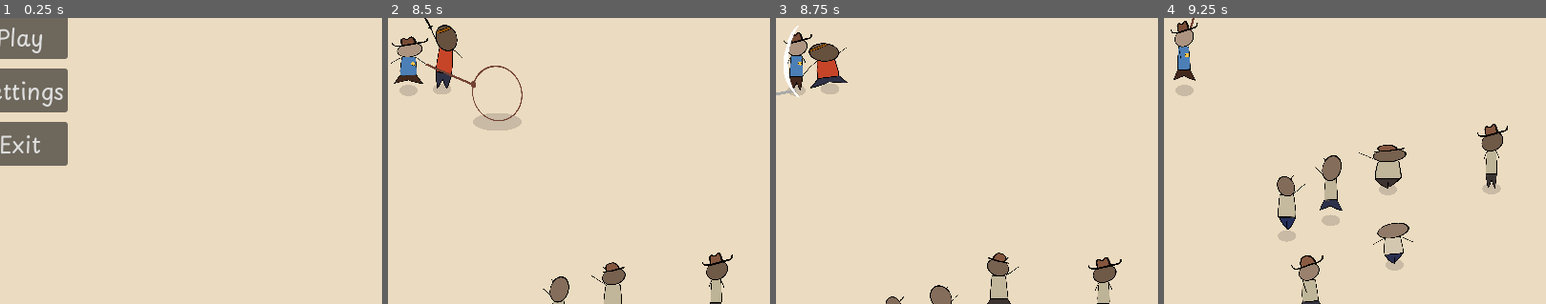
Above: before the commit, frames 1-4 (left to right).
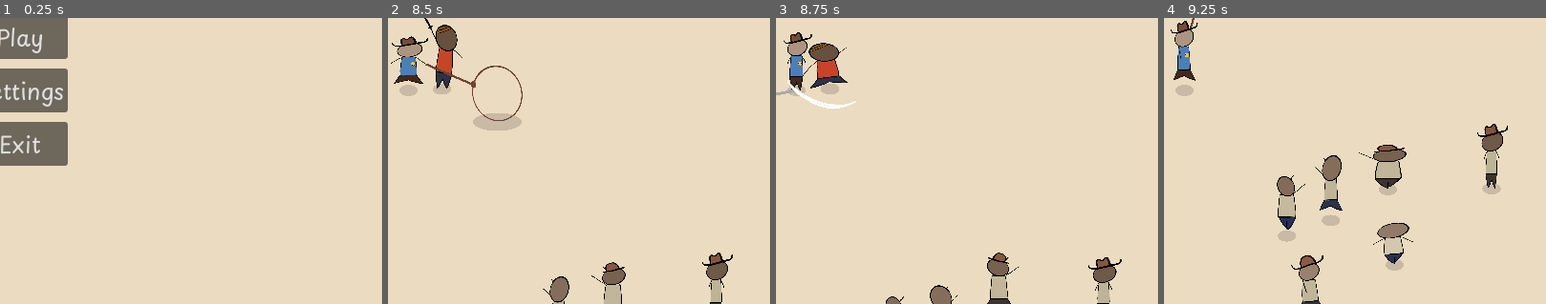
Above: after the commit, the same moments.

Repository: martindzejky/gmtk2025
Game: Godot game, scene res://main_menu.tscn
The game is run twice, just before and just after one commit, with the same random seed, the same clock (stepped at 60 frames per second) and the same inputs. This scene is started directly instead of the project's main scene.
Inputs (mouse positions are % of the whole screen's width and height, from its top left):
- Up to frame 1 (0.25 s): no input
- Up to frame 2 (8.5 s): click "Play" at 0.5 s; move the mouse to (72, 45) at 1.27 s; hold D (move_right) 1.28-2.03 s; tap Shift (dash) at 1.35, 2.3, 2.85, 3.8, 4.35, 5.3, 5.85, 6.8, 7.35, 8.3 s; click (72, 45) at 1.55 s; move the mouse to (30, 55) at 2.02 s; hold S (move_down) 2.03-2.78 s; click (30, 55) at 2.1 s; move the mouse to (60, 28) at 2.77 s; hold D (move_right) 2.78-3.53 s; click (60, 28) at 3.05 s; move the mouse to (45, 70) at 3.52 s; hold W (move_up) 3.53-4.28 s; click (45, 70) at 3.6 s; move the mouse to (80, 65) at 4.27 s; hold A (move_left) 4.28-5.78 s; click (80, 65) at 4.55 s; move the mouse to (20, 35) at 5.02 s; click (20, 35) at 5.1 s; move the mouse to (55, 50) at 5.77 s; hold S (move_down) 5.78-6.53 s; click (55, 50) at 6.05 s; move the mouse to (35, 25) at 6.52 s; hold D (move_right) 6.53-7.28 s; click (35, 25) at 6.6 s; move the mouse to (72, 45) at 7.27 s; hold W (move_up) 7.28-8.03 s; click (72, 45) at 7.55 s; move the mouse to (30, 55) at 8.02 s; hold D (move_right) from 8.03 s (still down); click (30, 55) at 8.1 s
- Up to frame 3 (8.75 s): keep holding D (move_right)
- Up to frame 4 (9.25 s): move the mouse to (60, 28) at 8.77 s; release D (move_right) at 8.78 s; hold S (move_down) from 8.78 s (still down); tap Shift (dash) at 8.85 s; click (60, 28) at 9.05 s
The pictures show only the part of the screen within x 47-97%, y 37-87%; the shares and areas given below are measured in that part.

Frames 1-2 are identical in both runs. In frame 3, 0.5% of the frame differs, in the area x 2-21%, y 2-32%; in frame 4, nothing differs.

Commit message:
player can die now!

Diff:
--- a/objects/melee_strike.tscn
+++ b/objects/melee_strike.tscn
@@ -6,10 +6,12 @@
 [sub_resource type="RectangleShape2D" id="RectangleShape2D_iumy6"]
 size = Vector2(12, 30)
 
-[node name="melee_strike" type="Node2D" node_paths=PackedStringArray("sprite_rotation_node", "collider_rotation_node")]
+[node name="melee_strike" type="Node2D" node_paths=PackedStringArray("sprite_rotation_node", "collider_rotation_node", "sprite", "hitbox_shape")]
 script = ExtResource("1_iumy6")
 sprite_rotation_node = NodePath("sprite_rotation")
 collider_rotation_node = NodePath("collider_rotation")
+sprite = NodePath("sprite_rotation/sprite")
+hitbox_shape = NodePath("collider_rotation/hitbox/shape")
 
 [node name="delete_timer" type="Timer" parent="."]
 wait_time = 0.1
@@ -20,6 +22,7 @@
 position = Vector2(0, -20)
 
 [node name="sprite" type="Sprite2D" parent="sprite_rotation"]
+visible = false
 z_index = 1
 position = Vector2(27, 0)
 scale = Vector2(0.056, 0.056)
@@ -33,6 +36,7 @@
 
 [node name="shape" type="CollisionShape2D" parent="collider_rotation/hitbox"]
 shape = SubResource("RectangleShape2D_iumy6")
+disabled = true
 
 [connection signal="timeout" from="delete_timer" to="." method="queue_free"]
 [connection signal="body_entered" from="collider_rotation/hitbox" to="." method="_on_hitbox_body_entered"]
--- a/objects/player.tscn
+++ b/objects/player.tscn
@@ -81,3 +81,5 @@
 grow_vertical = 0
 max_value = 1.0
 show_percentage = false
+
+[connection signal="die_end" from="dude" to="." method="_on_dude_die_end"]
--- a/scripts/enemy.gd
+++ b/scripts/enemy.gd
@@ -56,6 +56,7 @@
 var attack_folks_target: Folk
 var attack_target: Node2D
 var performing_attack: String
+var melee_attack_direction: Vector2
 
 func _ready():
   if can_attack_melee and melee_weapons.size() > 0:
@@ -94,6 +95,10 @@
     move_and_slide()
 
 func go_attack_player():
+  if Game.player.dying or Game.player.dead:
+    # TODO: maybe switch to attacking folks? or maybe not necessary
+    return
+
   var distance_to_player := global_position.distance_to(Game.player.global_position)
 
   if melee_cooldown_timer.time_left <= 0 and shoot_cooldown_timer.time_left <= 0:
@@ -259,6 +264,7 @@
 
 func attack_melee(target):
   attack_target = target
+  melee_attack_direction = global_position.direction_to(target.global_position) # need to lock this at the time the melee attack is initiated
   performing_attack = 'melee'
   melee_cooldown_timer.start()
   dude_melee_animation(target)
@@ -402,7 +408,7 @@
 
   var melee_strike = melee_strike_object.instantiate()
   melee_strike.global_position = global_position
-  melee_strike.target_rotation = global_position.angle_to_point(attack_target.global_position)
+  melee_strike.target_rotation = melee_attack_direction.angle()
   get_parent().add_child(melee_strike)
 
 func perform_ranged_attack():
--- a/scripts/lasso.gd
+++ b/scripts/lasso.gd
@@ -6,14 +6,14 @@
 
 
 func _draw():
-  if has_hook() and not player.cutscene:
+  if has_hook() and not player.cutscene and not player.dead and not player.dying:
     var mouse_pos = get_global_mouse_position()
     draw_line(Vector2.ZERO, to_local(mouse_pos), Color.DARK_GRAY, 2.0)
 
 func _process(_delta):
   queue_redraw()
 
-  if Input.is_action_just_pressed('shoot') and not player.cutscene:
+  if Input.is_action_just_pressed('shoot') and not player.cutscene and not player.dead and not player.dying:
     if has_hook():
       hook.shoot_in_direction(global_position.direction_to(get_global_mouse_position()))
     elif hook_is_hooked():
--- a/scripts/melee_strike.gd
+++ b/scripts/melee_strike.gd
@@ -4,11 +4,17 @@
 @export var target_rotation := 0.0
 @export var sprite_rotation_node: Node2D
 @export var collider_rotation_node: Node2D
+@export var sprite: Sprite2D
+@export var hitbox_shape: CollisionShape2D
 
 func _process(_delta):
   if not is_instance_valid(sprite_rotation_node) or not is_instance_valid(collider_rotation_node): return
+
   sprite_rotation_node.rotation = target_rotation
   collider_rotation_node.rotation = target_rotation
+
+  sprite.visible = true
+  hitbox_shape.disabled = false
 
 func _on_hitbox_body_entered(body: Node2D):
   # duck typing to the fullest!
--- a/scripts/player.gd
+++ b/scripts/player.gd
@@ -18,15 +18,21 @@
 @export_category('Cutscene')
 @export var cutscene := false
 
+# super duper state for the player...
+var dying := false
+var dead := false
+
 func _ready():
   Game.player = self
 
 func _physics_process(_delta):
+  if dead: return
+
   var input_vector := Vector2.ZERO
-  if not cutscene:
+  if not cutscene and not dying:
     input_vector = Input.get_vector('move_left', 'move_right', 'move_up', 'move_down')
 
-  if dash_cooldown_timer.time_left <= 0 and Input.is_action_just_pressed('dash') and not cutscene:
+  if dash_cooldown_timer.time_left <= 0 and Input.is_action_just_pressed('dash') and not cutscene and not dying:
     dash_progress_timer.start()
     dash_cooldown_timer.start()
 
@@ -34,6 +40,10 @@
     velocity = input_vector * dash_speed * dash_curve.sample(1 - dash_progress_timer.time_left / dash_progress_timer.wait_time)
   else:
     velocity = input_vector * move_speed
+
+  # just in case
+  if cutscene or dying:
+    velocity = Vector2.ZERO
 
   move_and_slide()
 
@@ -44,7 +54,9 @@
   else:
     dash_cooldown_progress.visible = false
 
-  if lasso.has_hook():
+  if dying:
+    dude.play_animation('die')
+  elif lasso.has_hook():
     if dash_progress_timer.time_left > 0:
       dude.play_animation('dash_lasso')
     elif velocity.length() > 0:
@@ -64,3 +76,10 @@
 
 func end_cutscene():
   cutscene = false
+
+func hit():
+  dying = true
+
+func _on_dude_die_end() -> void:
+  dead = true
+  dude.queue_free()
